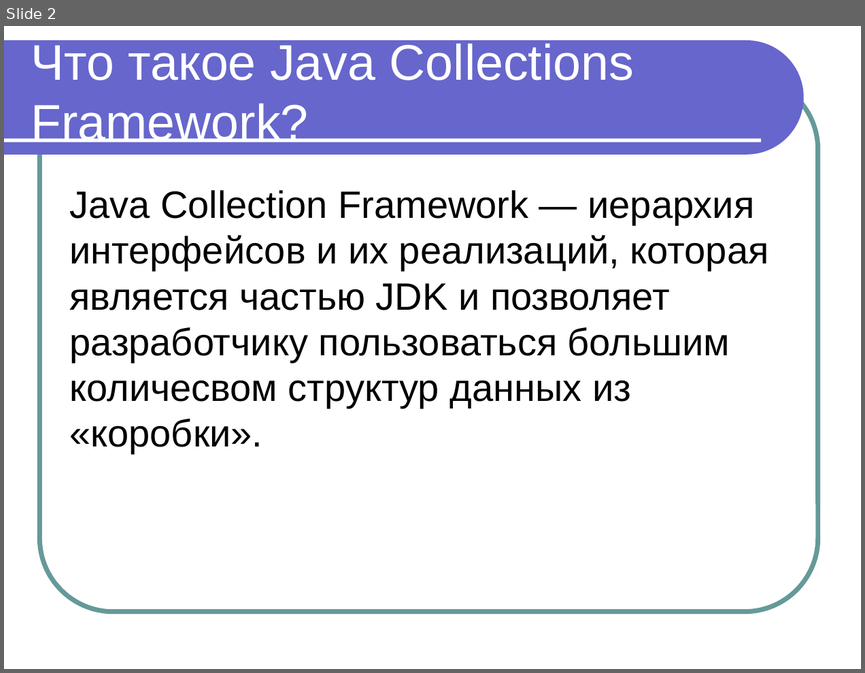
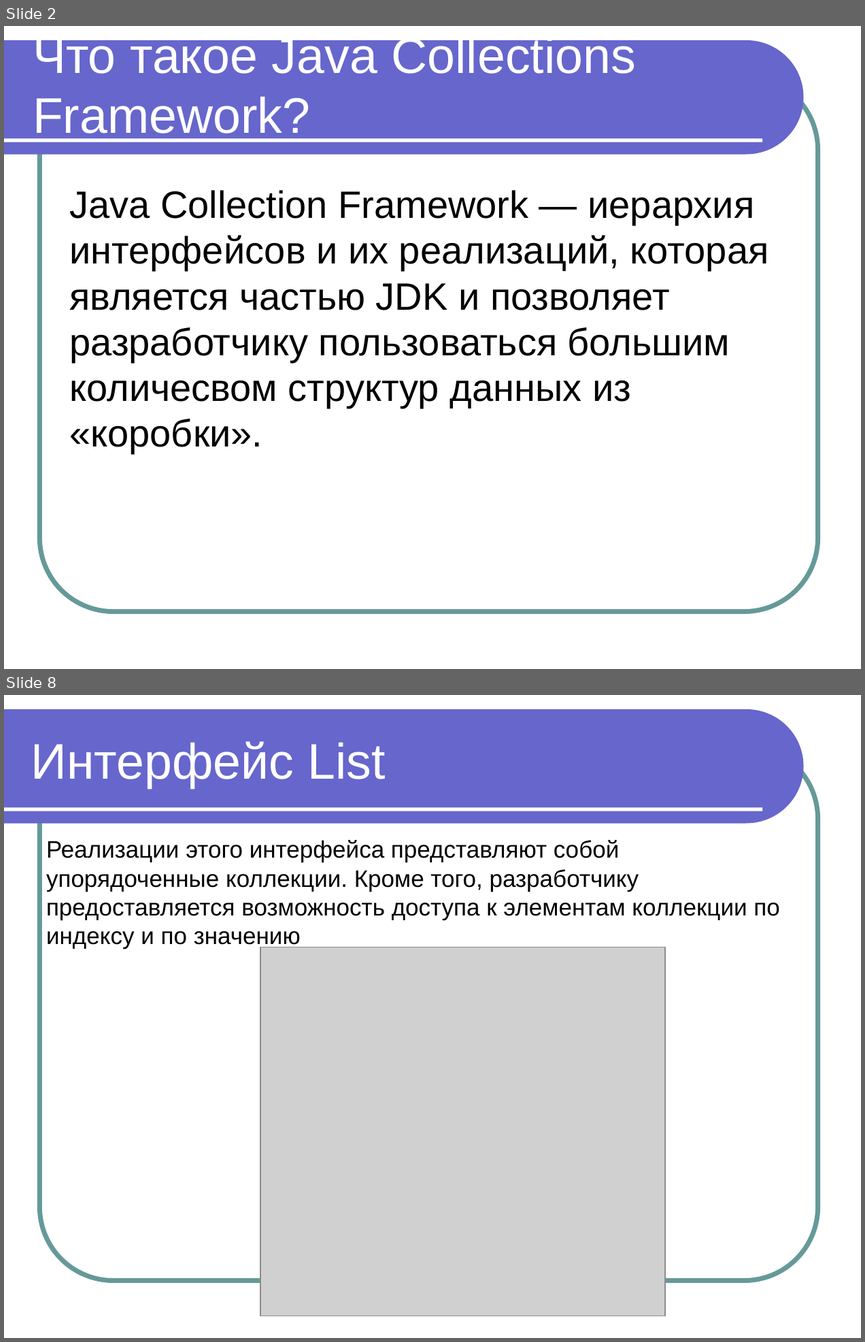
Before and after one commit to maxchv/JavaLessons, a slide deck: Lesson10/JavaCollections.ppt. Shown one above the other, each under a label of ours: slide 2 before the commit, slides 2 and 8 after it; the slides between them are not shown. The pictures are 865x673 and 865x1342 pixels, drawn with LibreOffice and Linux fonts; fonts in the diff are those of the drawing; grey boxes stand for pictures. Boxes give left, top, right and bottom in pixels: in the first picture for what was removed or moved away, otherwise in the second. Text is boxed around its words. In the diff, an @@ line names an element or a change of style, - is before the commit and + after.

Commit message:
Добавлена презентация Коллекции

```diff
--- a/Lesson10/JavaCollections.ppt
+++ b/Lesson10/JavaCollections.ppt
@@ slide 8 added at [4, 695, 861, 1338], background #FFFFFF; not listed: 3 template elements that a slide beside it also shows @@
@@ title added at [31, 741, 385, 788], 42 pt, text #FFFFFF @@
+Интерфейс List
@@ text added at [46, 840, 779, 948], 20 pt, text #000000 @@
+Реализации этого интерфейса представляют собой упорядоченные коллекции. Кроме того, разработчику предоставляется возможность доступа к элементам коллекции по индексу и по значению
@@ picture added at [260, 947, 664, 1315] @@
@@ slide 2 changed as well @@
@@ text "Что такое Java Collections Framework?" rewrapped from [31, 43, 634, 142] to [33, 33, 636, 142] @@
```
Also in this commit, not shown: 40 other slides added.
